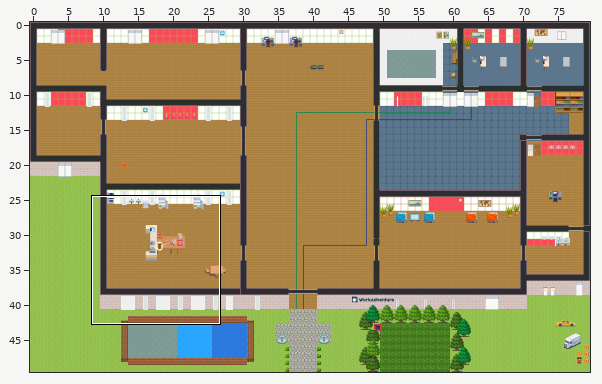
An edit to a level. Tiled map (JSON), mapShaka.tmj. Above, an overview of the earlier version with the close-up marked.
Close-up. Before the edit:
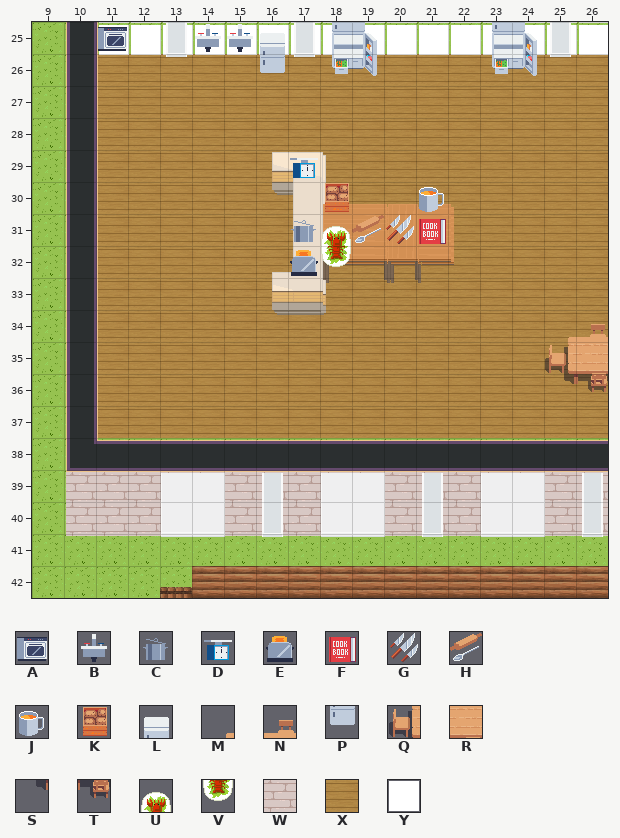
Cells are 32x32 px. Shown: x 9..26, y 25..42. The commit also changed other parts of the map, which this record leaves out.
Key: from "Divers": A 140, B 144, C 158, D 160, E 169, F 170, G 177, H 201, J 206, K 270, L 294, M 297, N 298, P 308, Q 311, R 312, S 325, T 326; from "WA_Miscellaneous": U 90, V 100; from "WA_Room_Builder": W 310, X 355; from "WA_User_Interface": Y 1.
_ is an empty cell, # one hidden under a higher layer.
Layers that did not change in this view are not listed.
Layer "floor/Sols Interieurs" before, first column x 9:
25 __________________
26 __XXXXXXXXXXXXXXXX
27 __XXXXXXXXXXXXXXXX
28 __XXXXXXXXXXXXXXXX
29 __XXXXXXXXXXXXXXXX
30 __XXXXXXXXXXXXXXXX
31 __XXXXXXXXXXXXXXXX
32 __XXXXXXXXXXXXXXXX
33 __XXXXXXXXXXXXXXXX
34 __XXXXXXXXXXXXXXXX
35 __XXXXXXXXXXXXXXX#
36 __XXXXXXXXXXXXXXXX
37 __XXXXXXXXXXXXXXXX
38 __________________
39 __________________
40 __________________
41 __________________
42 __________________
Layer "walls Brique" before, first column x 9:
25 __YYYYYYYYYYYYYYYY
26 __________________
27 __________________
28 __________________
29 __________________
30 __________________
31 __________________
32 __________________
33 __________________
34 __________________
35 __________________
36 __________________
37 __________________
38 __________________
39 _WWWWWWWWWWWWWWWWW
40 _WWWWWWWWWWWWWWWWW
41 __________________
42 __________________
Layer "Plantes et Deco" before, first column x 9:
25 __A__BBL__________
26 _______P__________
27 __________________
28 __________________
29 ________D_________
30 _________K__J_____
31 ________CUHGF_____
32 ________EV________
33 __________________
34 ________________MN
35 ________________QR
36 ________________ST
37 __________________
38 __________________
39 __________________
40 __________________
41 __________________
42 __________________
The same view after the edit:
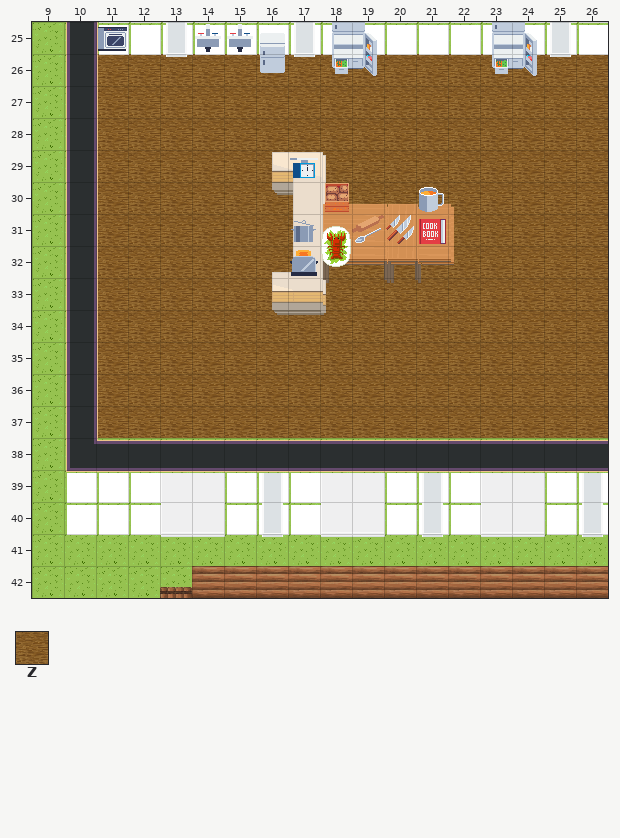
Further tiles: from "WA_Room_Builder": Z 352.
Edits made:
Changed rows in their new state; . is an unchanged cell.
Layer "floor/Sols Interieurs":
first column x 11:
26 ZZZZZZZZZZZZZZZZ
27 ZZZZZZZZZZZZZZZZ
28 ZZZZZZZZZZZZZZZZ
29 ZZZZZZZZZZZZZZZZ
30 ZZZZZZZZZZZZZZZZ
31 ZZZZZZZ....ZZZZZ
32 ZZZZZZZZZZZZZZZZ
33 ZZZZZZ.ZZZZZZZZZ
34 ZZZZZZZZZZZZZZZZ
35 ZZZZZZZZZZZZZZZZ
36 ZZZZZZZZZZZZZZZZ
37 ZZZZZZZZZZZZZZZZ
Layer "walls Brique":
first column x 10:
39 YYYYYYYYYYYYYYYYY
40 YYY.YYYY.YYYY.YYY
Layer "Plantes et Deco":
first column x 25:
34 __
35 __
36 __
Where, in picture pixels (left, top, right, bottom), the same in both close-ups:
changed: (98, 54, 608, 438)
changed: (66, 472, 608, 536)
